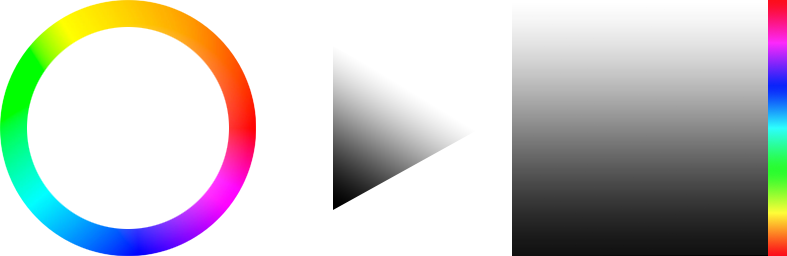
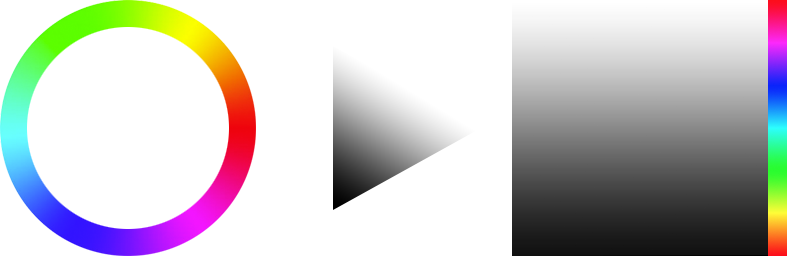
Comparing the layer stacks of the two 787 x 256 images. Changes:
added layer "Layer 6" above "Layer 1" over [0, 0, 256, 256]
hid "Layer 1" over [0, 0, 256, 256]
